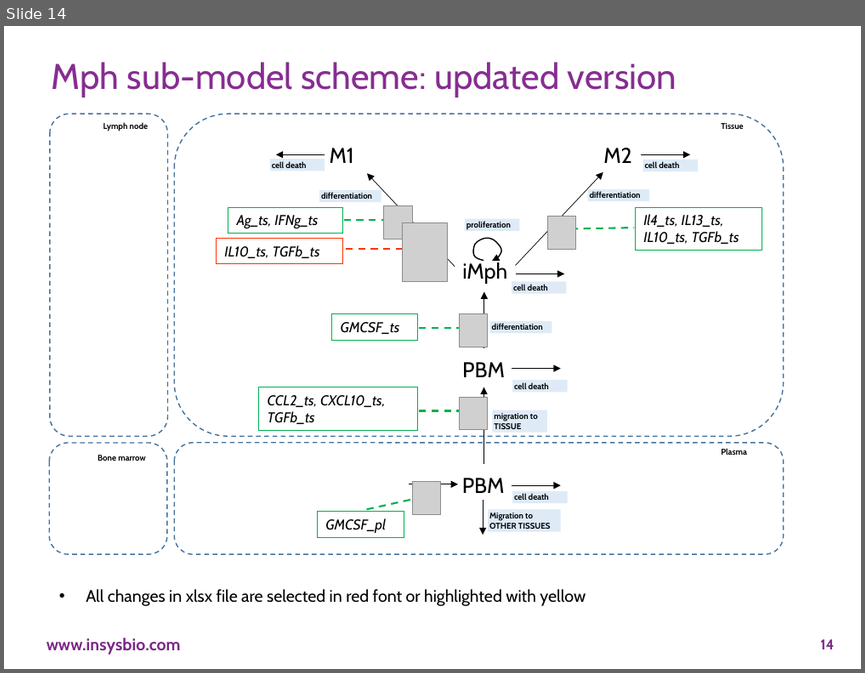
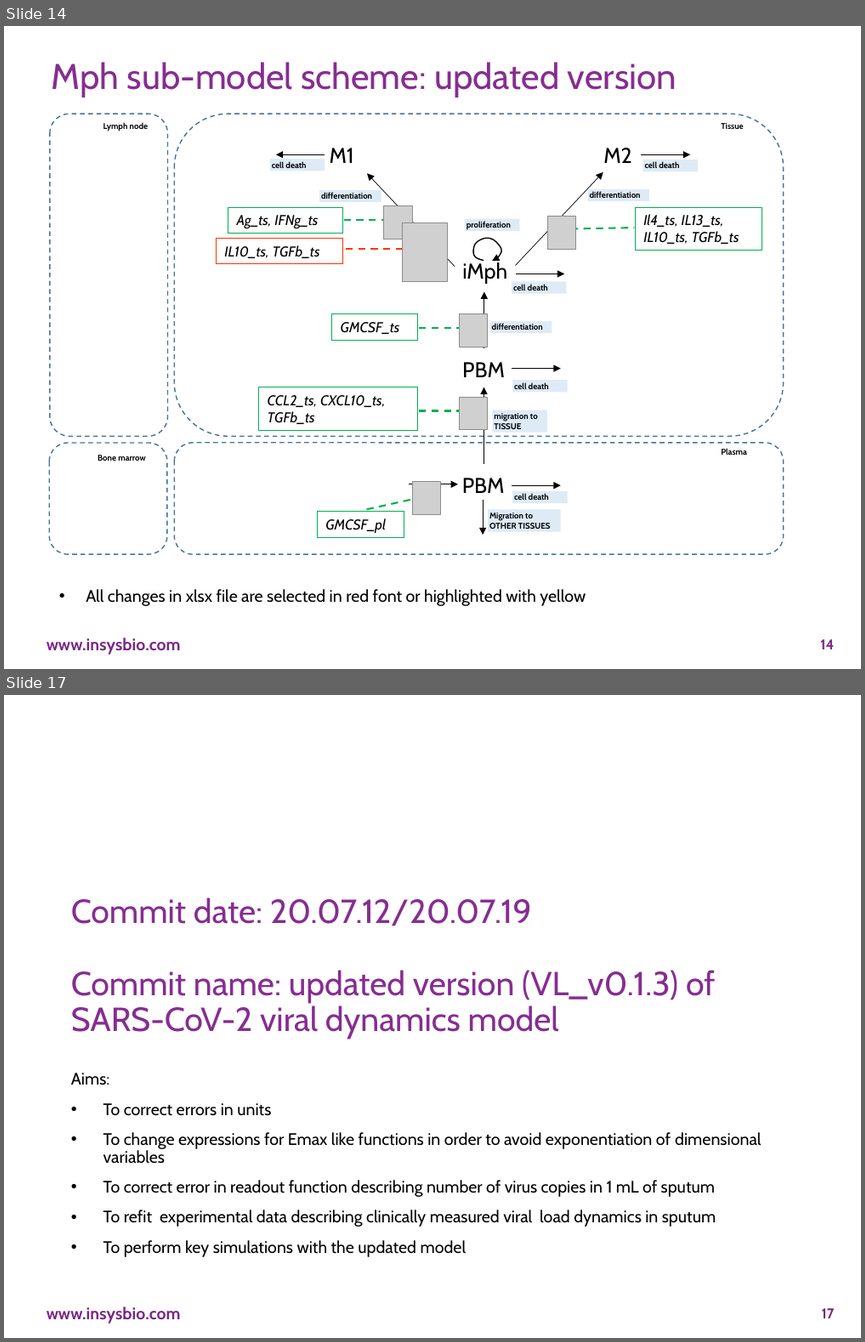
Before and after one commit to insysbio/covid19-qsp-model, a slide deck: docs/Calibration_validation_key_simulations.pptx. Shown one above the other, each under a label of ours: slide 14 before the commit, slides 14 and 17 after it; the slides between them are not shown. The pictures are 865x673 and 865x1342 pixels, drawn with LibreOffice and Linux fonts; fonts in the diff are those of the drawing; grey boxes stand for pictures; background and template pictures are left out. Boxes give left, top, right and bottom in pixels: in the first picture for what was removed or moved away, otherwise in the second. Text is boxed around its words. In the diff, an @@ line names an element or a change of style, - is before the commit and + after.

Commit message:
fitting of 3 params of VL sub-model

```diff
--- a/docs/Calibration_validation_key_simulations.pptx
+++ b/docs/Calibration_validation_key_simulations.pptx
@@ slide 17 added at (4,695,861,1338), background picture (left out); not listed: 1 template element that a slide beside it also shows @@
@@ title added at (71,897,715,1039), 28 pt, text #862D91 @@
+Commit date: 20.07.12/20.07.19
+Commit name: updated version (VL_v0.1.3) of SARS-CoV-2 viral dynamics model
@@ text added at (71,1072,760,1257), 14 pt, text #000000 @@
+Aims:
+• To correct errors in units
+• To change expressions for Emax like functions in order to avoid exponentiation of dimensional variables
+• To correct error in readout function describing number of virus copies in 1 mL of sputum
+• To refit experimental data describing clinically measured viral load dynamics in sputum
+• To perform key simulations with the updated model
@@ page number added at (822,1308,834,1318), 12 pt, text #7A2685, bold @@
+17
```
Also in this commit, not shown: 6 other slides added, 3 other files.
